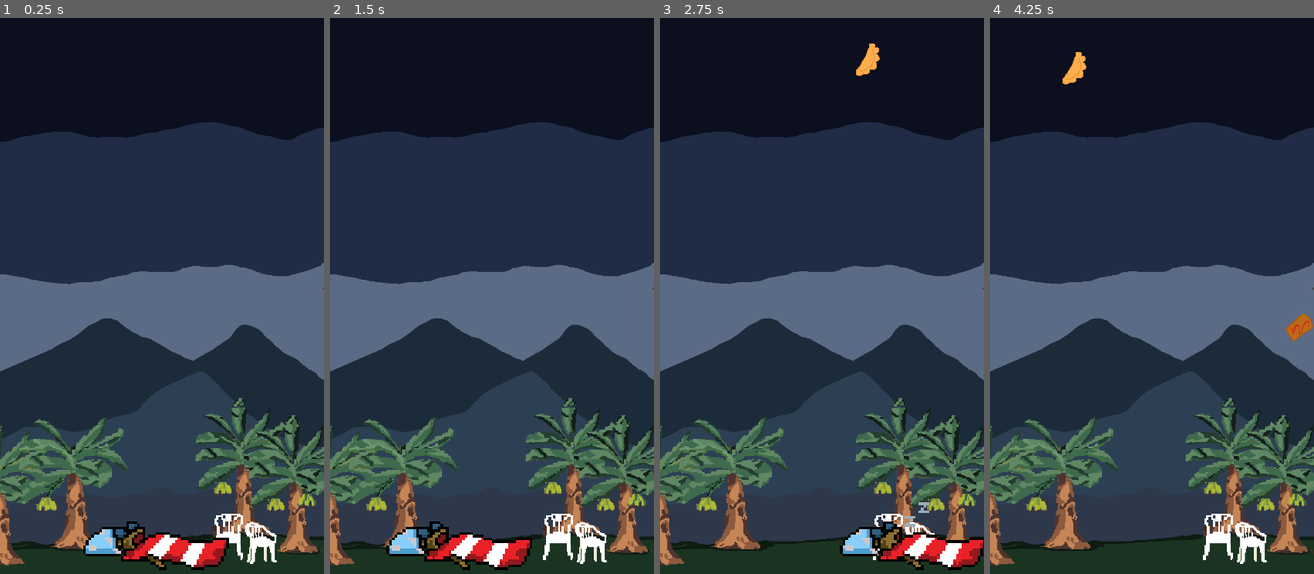
Above: before the commit, frames 1-4 (left to right).
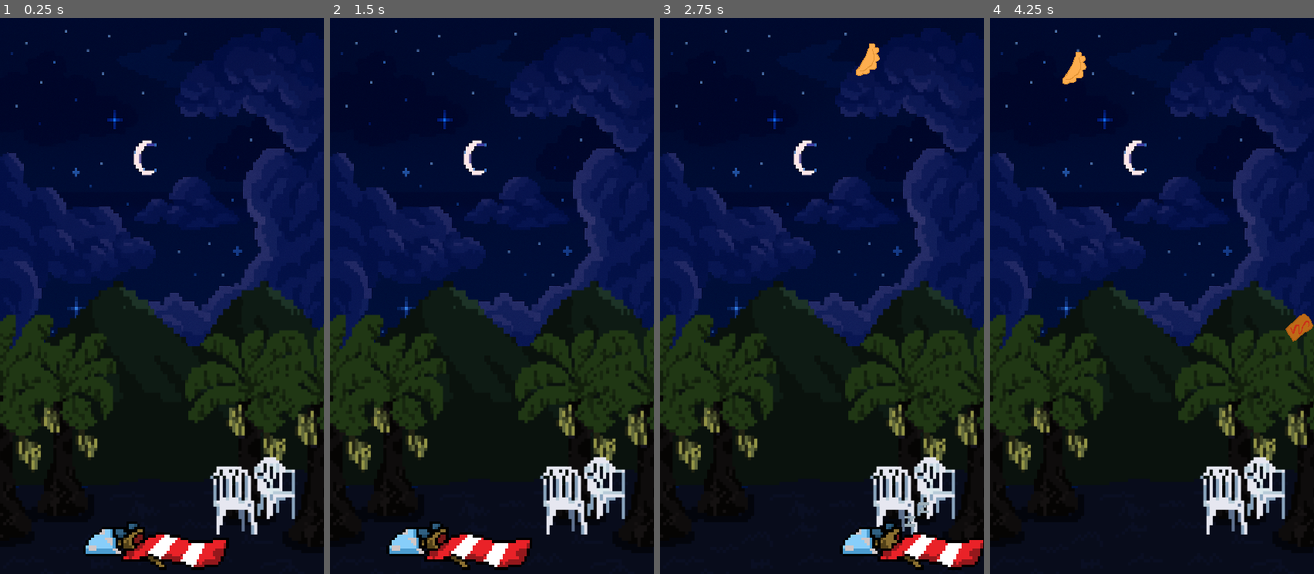
Above: after the commit, the same moments.

Repository: nathaliecstro/lags_game_jam2
Game: Godot game, scene res://SCENES/main.tscn
Two runs of this game, one before a commit and one after it. Both use one fixed random seed, a clock stepped at 60 frames per second and the inputs below.
Inputs:
- Up to frame 1 (0.25 s): no input
- Up to frame 2 (1.5 s): hold D (move_right) 0.53-1.28 s; tap Enter at 1.25 s; hold A (move_left) from 1.28 s (still down)
- Up to frame 3 (2.75 s): tap Space at 2 s; release A (move_left) at 2.03 s; hold D (move_right) from 2.03 s (still down)
- Up to frame 4 (4.25 s): release D (move_right) at 3.53 s; hold A (move_left) from 3.53 s (still down)

The runs differ from the first frame. In frame 1, 78% of the frame differs, in the area x 0-100%, y 1-100%; in frame 2, 78%; in frame 3, 78%; in frame 4, 80%.

Commit message:
backround(fixed)

Diff:
--- a/updated_lags_game_jam/SCENES/main.tscn
+++ b/updated_lags_game_jam/SCENES/main.tscn
@@ -1,12 +1,12 @@
 [gd_scene load_steps=11 format=3 uid="uid://bxr4aaam0oro4"]
 
 [ext_resource type="PackedScene" uid="uid://ncf0pekbgv88" path="res://SCENES/sapoConcho2.tscn" id="1_xh1h4"]
-[ext_resource type="Script" uid="uid://dbtl1cllirq5q" path="res://SCENES/main.gd" id="1_ys6xq"]
+[ext_resource type="Script" path="res://SCENES/main.gd" id="1_ys6xq"]
 [ext_resource type="PackedScene" uid="uid://c1wgofxcktlku" path="res://SCENES/food_1.tscn" id="2_df0lc"]
-[ext_resource type="Texture2D" uid="uid://b3i2m5cxifj3u" path="res://ASSETS/bg layer1-sky.png" id="3_0u8pi"]
+[ext_resource type="Texture2D" uid="uid://qyr1ru25nyj8" path="res://ASSETS/skylayer.png" id="3_0u8pi"]
 [ext_resource type="PackedScene" uid="uid://cuylvuuspke1r" path="res://SCENES/food_2.tscn" id="3_df0lc"]
-[ext_resource type="Texture2D" uid="uid://c6ncuchxqsy4c" path="res://ASSETS/bglayer3-cerrolastetas.png" id="4_ys6xq"]
-[ext_resource type="Texture2D" uid="uid://crokxj3sk03k" path="res://ASSETS/layer4-plaintains.png" id="5_df0lc"]
+[ext_resource type="Texture2D" uid="uid://deev7e3qpl18i" path="res://ASSETS/cerrolastetas(fix).png" id="4_ys6xq"]
+[ext_resource type="Texture2D" uid="uid://d006kvmmvm6n1" path="res://ASSETS/plantainslayer(fix).png" id="5_0u8pi"]
 
 [sub_resource type="Curve2D" id="Curve2D_h2jjw"]
 _data = {
@@ -36,25 +36,25 @@
 motion_scale = Vector2(0.01, 0)
 
 [node name="Sprite2D" type="Sprite2D" parent="ParallaxBackground/Sky Layer"]
-position = Vector2(209.531, 362.812)
-scale = Vector2(0.584809, 0.568457)
+position = Vector2(210.5, 362)
+scale = Vector2(0.411133, 0.47526)
 texture = ExtResource("3_0u8pi")
 
 [node name="Mountain Layer" type="ParallaxLayer" parent="ParallaxBackground"]
 motion_scale = Vector2(0.03, 0)
 
 [node name="Sprite2D" type="Sprite2D" parent="ParallaxBackground/Mountain Layer"]
-position = Vector2(211.75, 366.5)
-scale = Vector2(0.590972, 0.552344)
+position = Vector2(212, 244)
+scale = Vector2(1.00238, 1.00556)
 texture = ExtResource("4_ys6xq")
 
 [node name="Tree Layer" type="ParallaxLayer" parent="ParallaxBackground"]
 motion_scale = Vector2(0.05, 0)
 
 [node name="Sprite2D" type="Sprite2D" parent="ParallaxBackground/Tree Layer"]
-position = Vector2(211.313, 370.125)
-scale = Vector2(0.586979, 0.552929)
-texture = ExtResource("5_df0lc")
+position = Vector2(209.5, 400.5)
+scale = Vector2(1.01667, 1.00139)
+texture = ExtResource("5_0u8pi")
 
 [node name="FoodTimer" type="Timer" parent="."]
 wait_time = 0.5
Binary file removed: updated_lags_game_jam/ASSETS/bg layer1-sky.png
Binary file removed: updated_lags_game_jam/ASSETS/bglayer3-cerrolastetas.png
Binary file added: updated_lags_game_jam/ASSETS/cerrolastetas(fix).png
Not shown, changed: updated_lags_game_jam/ASSETS/cerrolastetas(fix).png.import
Binary file removed: updated_lags_game_jam/ASSETS/layer4-plaintains.png
Binary file added: updated_lags_game_jam/ASSETS/plantainslayer(fix).png
Not shown, changed: updated_lags_game_jam/ASSETS/plantainslayer(fix).png.import
Binary file added: updated_lags_game_jam/ASSETS/skylayer.png
Not shown, changed: updated_lags_game_jam/ASSETS/skylayer.png.import
